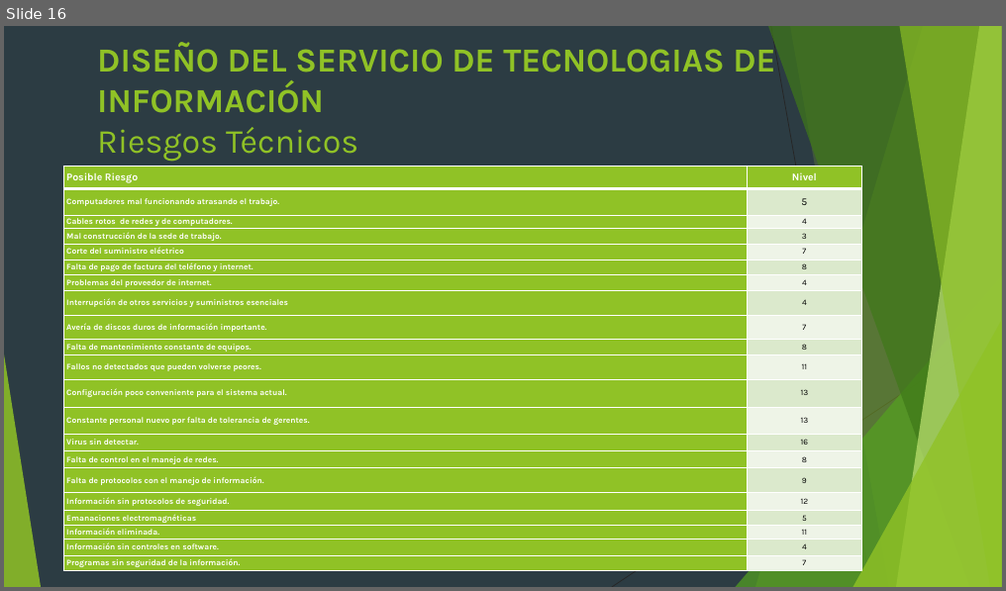
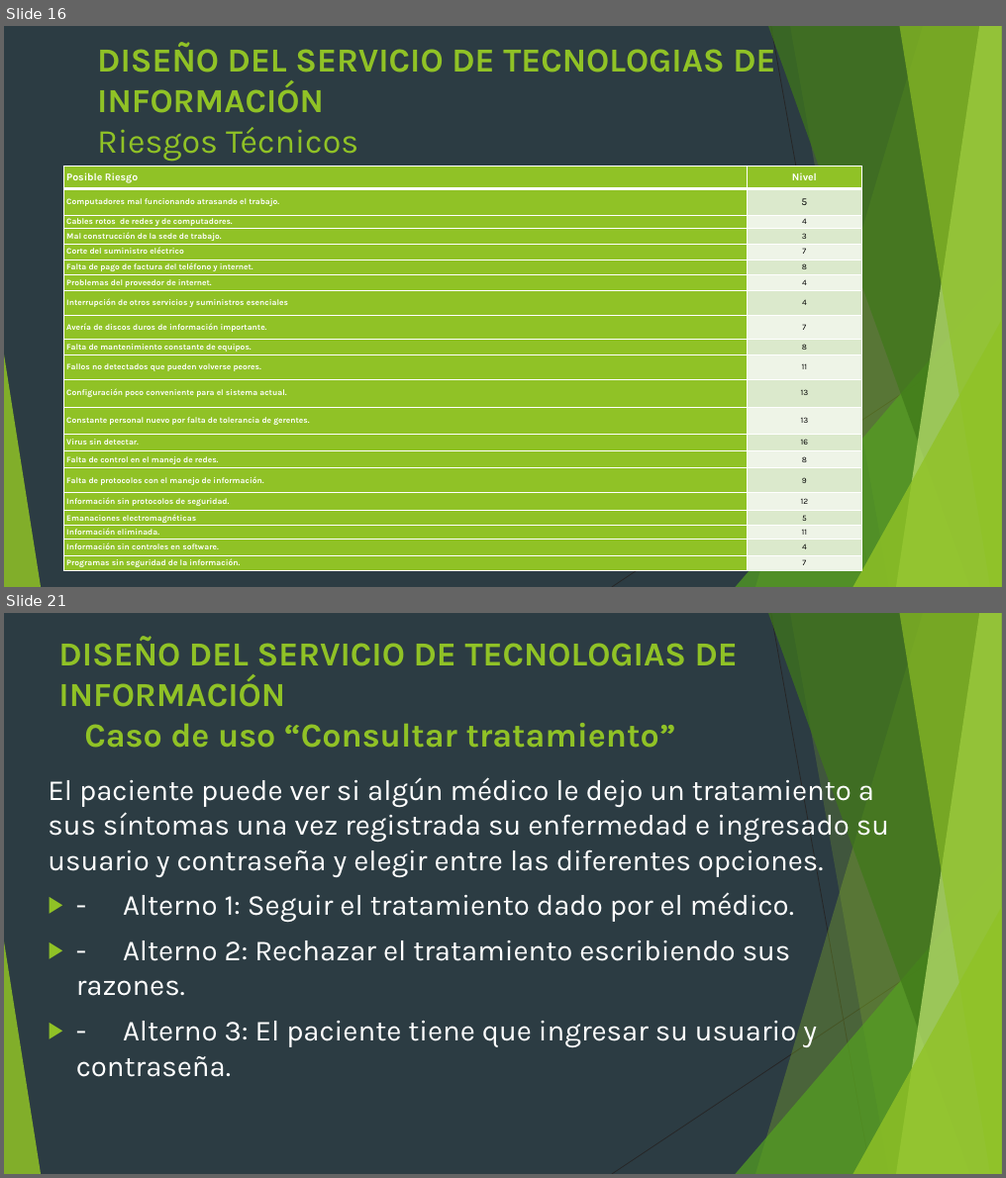
Before and after one commit to Alchaz/GasLmn, a slide deck: presentacion articulo grado.pptx. Shown one above the other, each under a label of ours: slide 16 before the commit, slides 16 and 21 after it; the slides between them are not shown. The pictures are 1006x591 and 1006x1178 pixels, drawn with LibreOffice and Linux fonts; fonts in the diff are those of the drawing. Boxes give left, top, right and bottom in pixels: in the first picture for what was removed or moved away, otherwise in the second. Text is boxed around its words. In the diff, an @@ line names an element or a change of style, - is before the commit and + after.

```diff
--- a/presentacion articulo grado.pptx
+++ b/presentacion articulo grado.pptx
@@ slide 21 added at (x1=4, y1=613, x2=1002, y2=1174), background #2C3C43; not listed: 10 template elements that a slide beside it also shows @@
@@ title added at (x1=58, y1=636, x2=738, y2=748), 32.4 pt, text #90C226, bold @@
+DISEÑO DEL SERVICIO DE TECNOLOGIAS DE INFORMACIÓN
+Caso de uso “Consultar tratamiento”
@@ text added at (x1=48, y1=773, x2=889, y2=1077), 28 pt, text #FFFFFF @@
+El paciente puede ver si algún médico le dejo un tratamiento a sus síntomas una vez registrada su enfermedad e ingresado su usuario y contraseña y elegir entre las diferentes opciones.
+▶ - Alterno 1: Seguir el tratamiento dado por el médico.
+▶ - Alterno 2: Rechazar el tratamiento escribiendo sus razones.
+▶ - Alterno 3: El paciente tiene que ingresar su usuario y contraseña.
```
Also in this commit, not shown: 4 slides changed, 10 other slides added, 3 slides removed.
